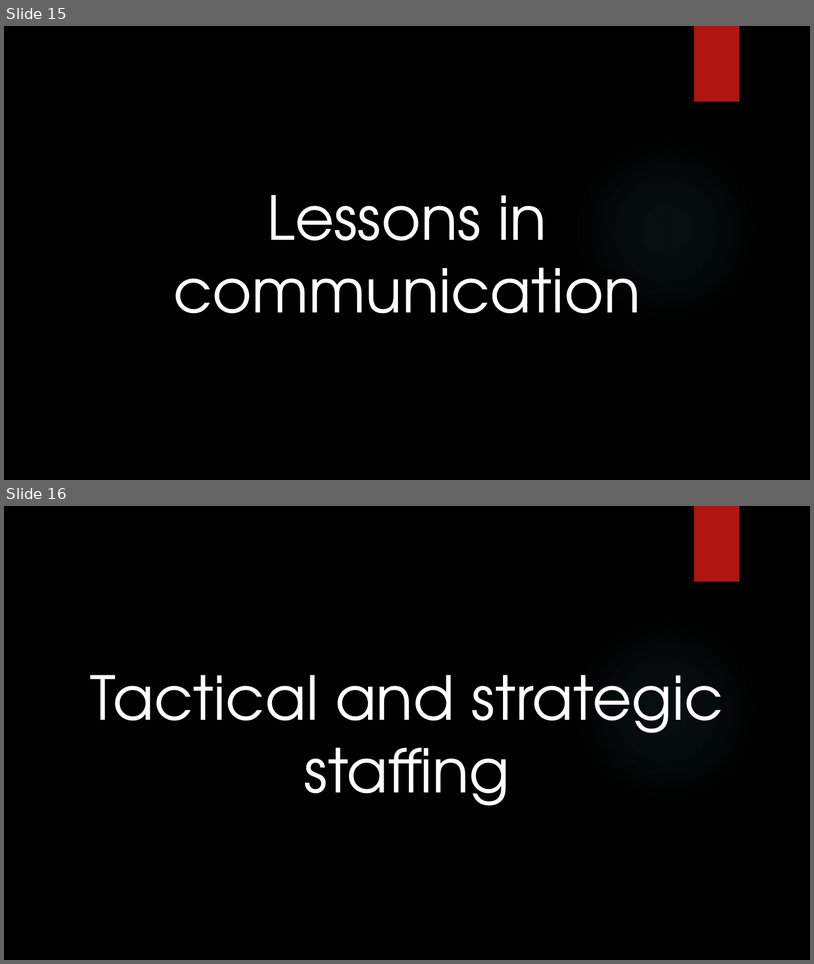
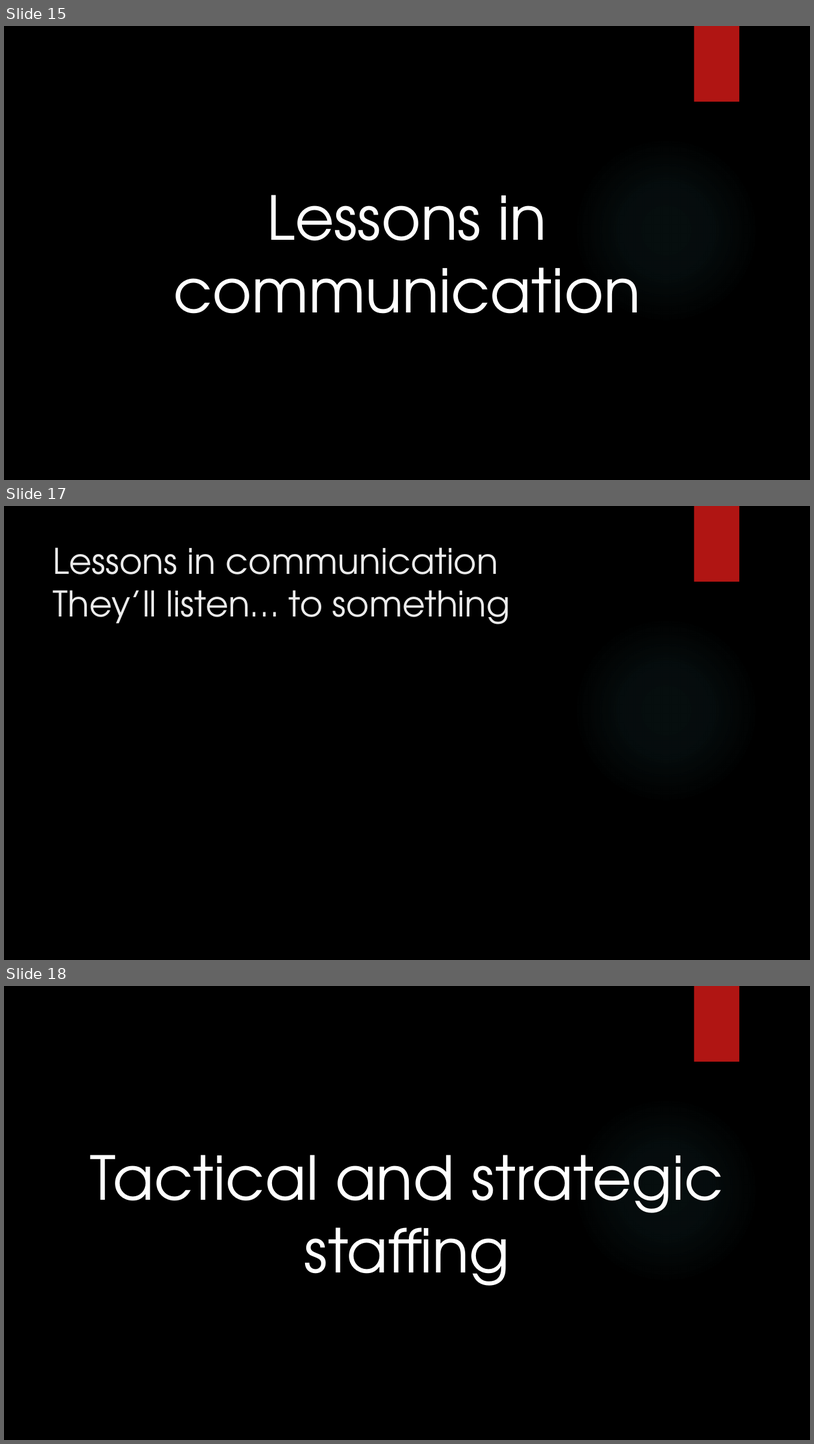
Before and after one commit to dennisdietrich/First180Days, a slide deck: Sitting in meetings all day long.pptx. Shown one above the other, each under a label of ours: slides 15 and 16 before the commit, slides 15, 17 and 18 after it; the slides between them are not shown. The pictures are 814x964 and 814x1444 pixels, drawn with LibreOffice and Linux fonts; fonts in the diff are those of the drawing; background and template pictures are left out. Boxes give left, top, right and bottom in pixels: in the first picture for what was removed or moved away, otherwise in the second. Text is boxed around its words. In the diff, an @@ line names an element or a change of style, - is before the commit and + after.

```diff
--- a/Sitting in meetings all day long.pptx
+++ b/Sitting in meetings all day long.pptx
@@ slide 17 added at (4, 506, 810, 960), background picture (left out); not listed: 2 template elements that a slide beside it also shows @@
@@ title added at (53, 547, 510, 624), 42 pt, text #EBEBEB @@
+Lessons in communication
+They’ll listen… to something
@@ what was slide 16 is now slide 18 @@
```
Also in this commit, not shown: 1 slide changed, 8 other slides added.
